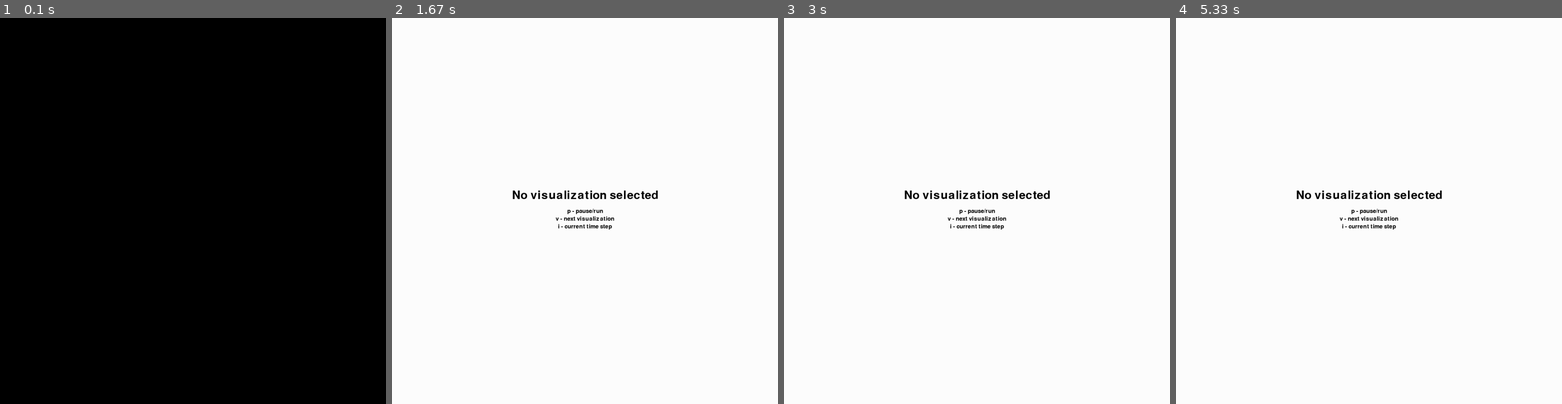
Above: before the commit, frames 1-4 (left to right).
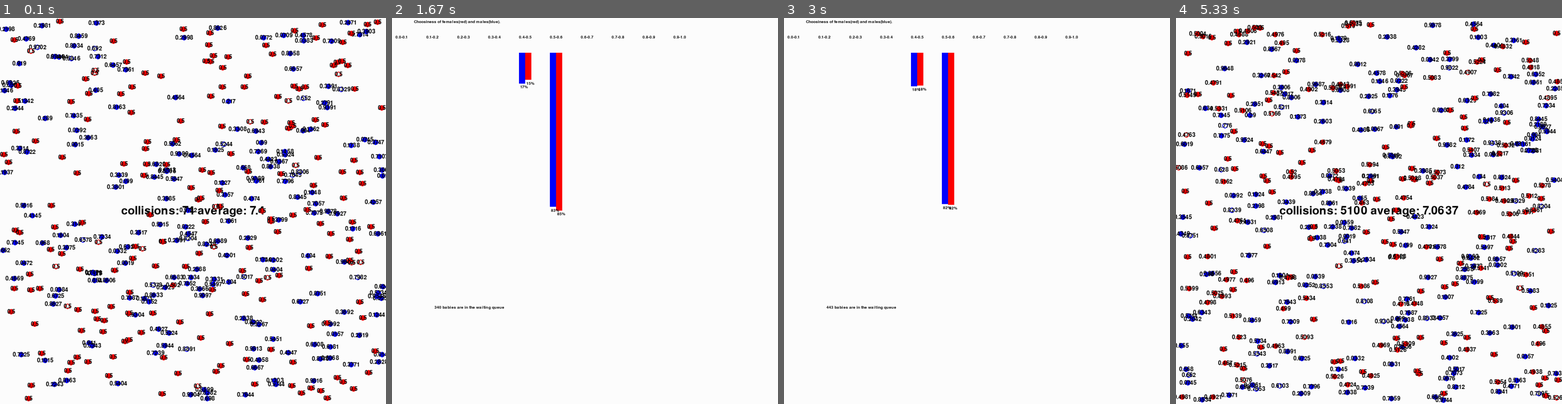
Above: after the commit, the same moments.

Repository: courtiol/choosiness
Game: pygame game, started from simulate.py
Two runs of this game, one before a commit and one after it. Both use one fixed random seed, a clock stepped at 60 frames per second and the inputs below.
Inputs:
- Up to frame 1 (0.1 s): no input
- Up to frame 2 (1.67 s): hold Right 0.33-0.8 s; hold Right 0.83-1.3 s; hold Left from 1.33 s (still down)
- Up to frame 3 (3 s): release Left at 1.87 s; hold Left 1.9-2.37 s; hold Right from 2.4 s (still down)
- Up to frame 4 (5.33 s): release Right at 3.03 s; hold Left 3.07-3.53 s; hold Right 3.57-4.03 s; hold Right 4.07-4.53 s; hold Left 4.57-5.1 s; hold Left from 5.13 s (still down)

The runs differ from the first frame. In frame 1, 98% of the frame differs, in the area x 0-100%, y 0-100%; in frame 2, 2.6%; in frame 3, 2.6%; in frame 4, 16%.

Commit message:
fixing class VisualisationBase

Diff:
--- a/Visualization/VisualizationWithPygame.py
+++ b/Visualization/VisualizationWithPygame.py
@@ -123,7 +123,7 @@
         self.colour_of_females = (255, 0, 0)  # red
         self.colour_of_dead_individual = (0, 0, 0)  # black
 
-    def drawSimulation(self):
+    def draw_simulation(self):
         self._draw_environment()
         self._draw_population(self.simulation.population)
         pygame.display.flip()
@@ -197,7 +197,7 @@
         self.text_size_bar_label = int(self.text_size*1)
         self.maximal_height = round(self.window_height*0.6)
 
-    def drawSimulation(self):
+    def draw_simulation(self):
         screen.fill(self.colour_of_background)
         pygame.display.set_caption("Simulation with "+str(self.simulation.population.get_current_females_size()) +
                                    ' females in red and '+str(self.simulation.population.get_current_males_size()) +
@@ -285,7 +285,7 @@
         self.update_in_every_n_step = 10  # it not necessary to update in every step the graphics
         self.counter = 0
 
-    def drawSimulation(self):
+    def draw_simulation(self):
         self.counter = (self.counter+1) % self.update_in_every_n_step
         if self.counter != 0:
             return
